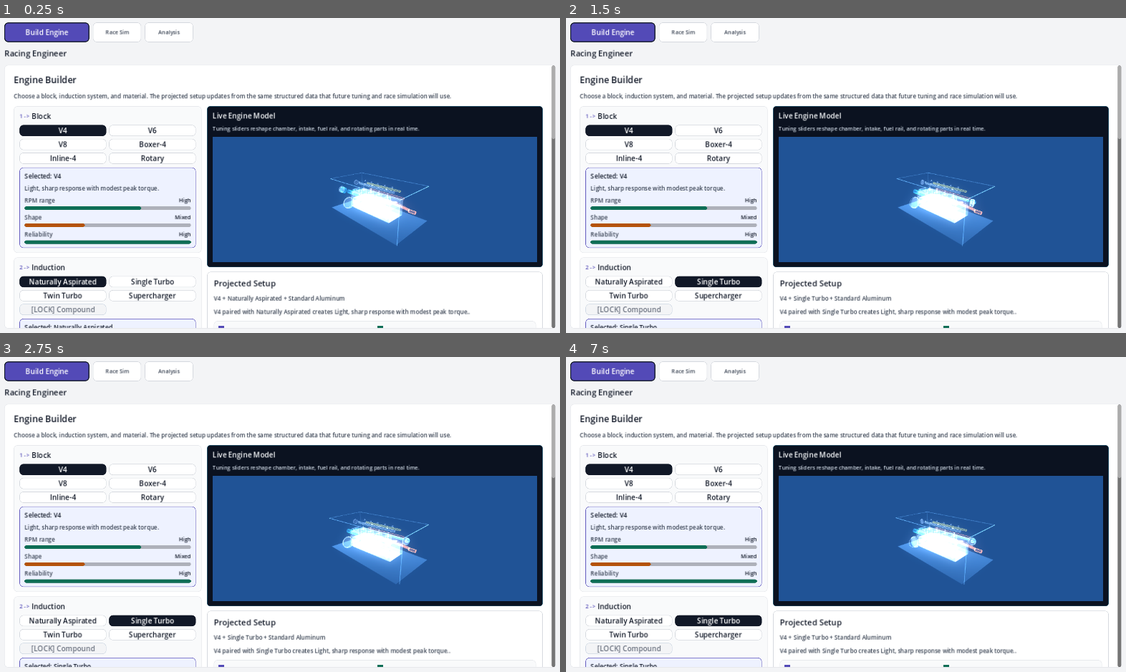
Above: before the commit, frames 1-4 (two rows, left to right).
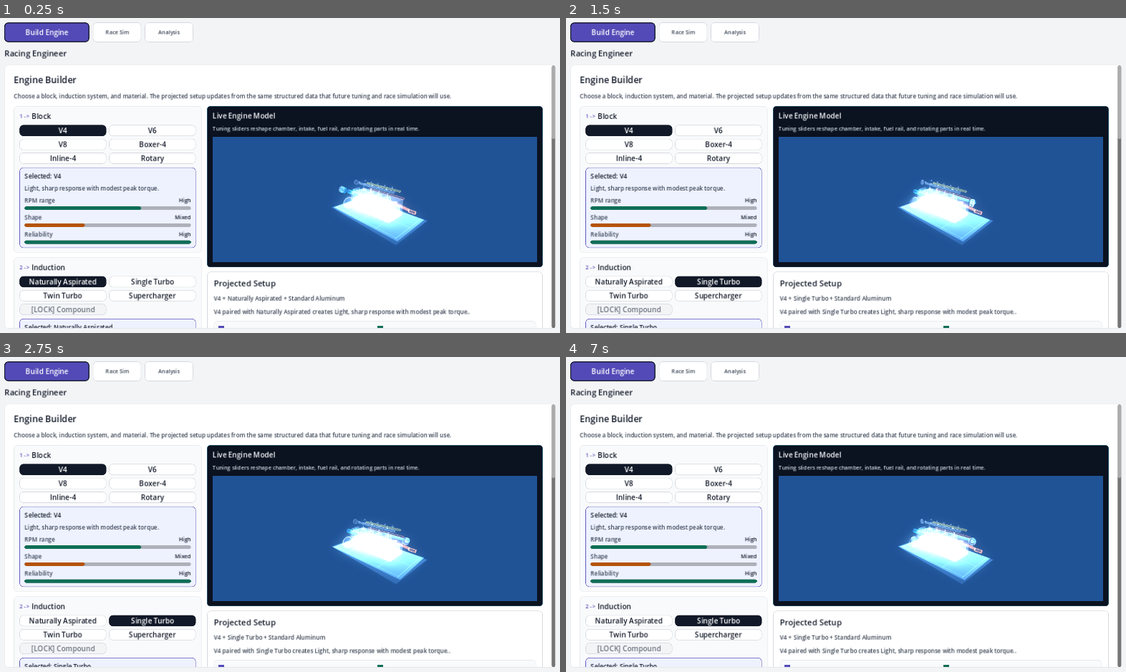
Above: after the commit, the same moments.

Repository: k15974973/racing-engineer
Game: Godot game, scene res://scenes/Main.tscn
Same seed, same stepped clock (60 frames per second), same inputs: the game is played once before the commit and once after it.
Inputs:
- Up to frame 1 (0.25 s): no input
- Up to frame 2 (1.5 s): click "Single Turbo" at 0.5 s; click "Single Turbo" at 1.25 s
- Up to frame 3 (2.75 s): click "Build Engine" at 2 s
- Up to frame 4 (7 s): click "Race Sim" at 2.75 s; click "Analysis" at 3.5 s; click "Go To Race Sim" at 4.25 s; click "Power Ring" at 5 s; click "Run Race" at 5.75 s; click "Build Engine" at 6.5 s

The runs differ from the first frame. In frame 1, 0.8% of the frame differs, in the area x 58-77%, y 49-73%; in frame 2, 0.8%; in frame 3, 0.8%; in frame 4, 0.8%.

Commit message:
Add engine visualizer zoom and floor

Diff:
--- a/scripts/ui/engine_visualizer_3d.gd
+++ b/scripts/ui/engine_visualizer_3d.gd
@@ -2,6 +2,9 @@
 
 const VIEWPORT_SIZE := Vector2i(640, 320)
 const AUTO_ROTATE_DEG_PER_SEC := 6.0
+const CAMERA_ZOOM_MIN := 2.0
+const CAMERA_ZOOM_MAX := 8.0
+const CAMERA_ZOOM_STEP := 0.3
 const CYLINDER_COLOR := Color(0.35, 0.78, 0.92, 0.34)
 const PISTON_COLOR := Color(1.0, 0.38, 0.18, 0.78)
 const FUEL_COLOR := Color(0.98, 0.84, 0.18, 0.78)
@@ -37,11 +40,13 @@
 var _viewport: SubViewport
 var _scene_root: Node3D
 var _engine_root: Node3D
+var _camera: Camera3D
 var _holographic_shader: Shader
 var _pistons: Array[Node3D] = []
 var _cams: Array[Node3D] = []
 var _spinners: Array[Node3D] = []
 var _time := 0.0
+var _camera_zoom_z := 5.0
 
 func _init() -> void:
 	custom_minimum_size = Vector2(0, 360)
@@ -60,7 +65,11 @@
 		_rebuild_engine()
 
 func get_visual_state() -> Dictionary:
-	return _visual_state.duplicate(true)
+	var state := _visual_state.duplicate(true)
+	state["camera_zoom_z"] = snappedf(_camera_zoom_z, 0.01)
+	state["camera_zoom_min"] = CAMERA_ZOOM_MIN
+	state["camera_zoom_max"] = CAMERA_ZOOM_MAX
+	return state
 
 func get_render_image() -> Image:
 	if _viewport == null:
@@ -120,6 +129,8 @@
 	viewport_container.size_flags_horizontal = Control.SIZE_EXPAND_FILL
 	viewport_container.size_flags_vertical = Control.SIZE_EXPAND_FILL
 	viewport_container.custom_minimum_size = Vector2(0, 270)
+	viewport_container.mouse_filter = Control.MOUSE_FILTER_STOP
+	viewport_container.gui_input.connect(_on_viewport_gui_input)
 	stack.add_child(viewport_container)
 
 	_viewport = SubViewport.new()
@@ -146,12 +157,12 @@
 	environment.environment = env
 	_scene_root.add_child(environment)
 
-	var camera := Camera3D.new()
-	camera.position = Vector3(5.0, 3.2, 5.0)
-	camera.fov = 48.0
-	camera.current = true
-	_scene_root.add_child(camera)
-	camera.look_at(Vector3(0.0, 0.40, 0.0), Vector3.UP)
+	_camera = Camera3D.new()
+	_camera.position = Vector3(5.0, 3.2, _camera_zoom_z)
+	_camera.fov = 48.0
+	_camera.current = true
+	_scene_root.add_child(_camera)
+	_update_camera_look_at()
 
 	var key_light := DirectionalLight3D.new()
 	key_light.rotation_degrees = Vector3(-46.0, -34.0, 0.0)
@@ -164,7 +175,33 @@
 	fill_light.omni_range = 8.0
 	_scene_root.add_child(fill_light)
 
-	_scene_root.add_child(_box("base_grid", Vector3(0.0, -0.46, 0.0), Vector3(4.9, 0.015, 2.6), Color(0.24, 0.36, 0.46, 0.26)))
+	_scene_root.add_child(_box("base_grid", Vector3(0.0, -0.46, 0.0), Vector3(4.9, 0.015, 2.6), Color(0.24, 0.36, 0.46, 0.10)))
+
+func _on_viewport_gui_input(event: InputEvent) -> void:
+	if not event is InputEventMouseButton:
+		return
+
+	var mouse_event := event as InputEventMouseButton
+	if not mouse_event.pressed:
+		return
+
+	if mouse_event.button_index == MOUSE_BUTTON_WHEEL_UP:
+		_set_camera_zoom(_camera_zoom_z - CAMERA_ZOOM_STEP)
+		accept_event()
+	elif mouse_event.button_index == MOUSE_BUTTON_WHEEL_DOWN:
+		_set_camera_zoom(_camera_zoom_z + CAMERA_ZOOM_STEP)
+		accept_event()
+
+func _set_camera_zoom(zoom_z: float) -> void:
+	_camera_zoom_z = clampf(zoom_z, CAMERA_ZOOM_MIN, CAMERA_ZOOM_MAX)
+	if _camera == null:
+		return
+	_camera.position.z = _camera_zoom_z
+	_update_camera_look_at()
+
+func _update_camera_look_at() -> void:
+	if _camera != null:
+		_camera.look_at(Vector3(0.0, 0.40, 0.0), Vector3.UP)
 
 func _rebuild_engine() -> void:
 	if _scene_root == null:
@@ -234,7 +271,12 @@
 		"msaa_3d": "8x",
 		"screen_space_aa": "fxaa",
 		"min_cylinder_segments": 32,
-		"min_sphere_segments": 24
+		"min_sphere_segments": 24,
+		"camera_zoom_z": snappedf(_camera_zoom_z, 0.01),
+		"camera_zoom_min": CAMERA_ZOOM_MIN,
+		"camera_zoom_max": CAMERA_ZOOM_MAX,
+		"bounding_box": false,
+		"floor_reflection": true
 	}
 
 func _build_piston_engine(block_id: String, cylinder_count: int, chamber_scale: float, intake_scale: float, fuel_scale: float, material_mass_scale: float, spark_shift: float, material_color: Color) -> void:
@@ -469,13 +511,15 @@
 		_engine_root.add_child(_pipe_between("turbo_feed_%s" % i, turbo_center + Vector3(-0.12, 0.06, 0.0), Vector3(0.36, 0.72, z * 0.32), 0.035 * intake_scale, AIR_COLOR, 14))
 
 func _build_blueprint_frame() -> void:
-	var color := Color(0.58, 0.86, 1.0, 0.26)
-	_engine_root.add_child(_box("frame_x_front", Vector3(0.0, 1.35, -1.18), Vector3(4.7, 0.015, 0.015), color))
-	_engine_root.add_child(_box("frame_x_back", Vector3(0.0, 1.35, 1.18), Vector3(4.7, 0.015, 0.015), color))
-	_engine_root.add_child(_box("frame_z_left", Vector3(-2.35, 1.35, 0.0), Vector3(0.015, 0.015, 2.35), color))
-	_engine_root.add_child(_box("frame_z_right", Vector3(2.35, 1.35, 0.0), Vector3(0.015, 0.015, 2.35), color))
-	_engine_root.add_child(_box("frame_y_left", Vector3(-2.35, 0.35, -1.18), Vector3(0.015, 2.0, 0.015), color))
-	_engine_root.add_child(_box("frame_y_right", Vector3(2.35, 0.35, 1.18), Vector3(0.015, 2.0, 0.015), color))
+	var floor_color := Color(0.58, 0.86, 1.0, 0.03)
+	var line_color := Color(0.58, 0.86, 1.0, 0.13)
+	_engine_root.add_child(_box("floor_reflection", Vector3(0.0, -0.43, 0.0), Vector3(4.7, 0.010, 2.35), floor_color))
+	for i in 5:
+		var x := lerpf(-2.2, 2.2, float(i) / 4.0)
+		_engine_root.add_child(_box("floor_line_x_%s" % i, Vector3(x, -0.415, 0.0), Vector3(0.010, 0.010, 2.25), line_color))
+	for i in 3:
+		var z := lerpf(-1.05, 1.05, float(i) / 2.0)
+		_engine_root.add_child(_box("floor_line_z_%s" % i, Vector3(0.0, -0.412, z), Vector3(4.45, 0.010, 0.010), line_color))
 
 func _cylinder_count(block_id: String) -> int:
 	match block_id:
--- a/tests/phase_4_engine_visualizer_smoke.gd
+++ b/tests/phase_4_engine_visualizer_smoke.gd
@@ -51,6 +51,14 @@
 		return
 	if int(base_state.get("min_cylinder_segments", 0)) < 32 or int(base_state.get("min_sphere_segments", 0)) < 24:
 		_fail("Engine visualizer mesh resolution should keep smooth cylinder/sphere minimums.")
+		return
+	if bool(base_state.get("bounding_box", true)):
+		_fail("Engine visualizer should not render the old enclosing bounding box.")
+		return
+	if not bool(base_state.get("floor_reflection", false)):
+		_fail("Engine visualizer should keep a low-opacity floor reflection.")
+		return
+	if not _assert_zoom_input(base_state):
 		return
 
 	var tuned: Dictionary = game_data.calculate_engine_setup("inline_4", "single_turbo", "aluminum", {
@@ -121,6 +129,33 @@
 	_restore()
 	quit(0)
 
+func _assert_zoom_input(base_state: Dictionary) -> bool:
+	var before := float(base_state.get("camera_zoom_z", 0.0))
+	var min_zoom := float(base_state.get("camera_zoom_min", 0.0))
+	var max_zoom := float(base_state.get("camera_zoom_max", 0.0))
+	if not is_equal_approx(min_zoom, 2.0) or not is_equal_approx(max_zoom, 8.0):
+		_fail("Camera zoom should clamp between 2.0 and 8.0.")
+		return false
+
+	var zoom_in := InputEventMouseButton.new()
+	zoom_in.button_index = MOUSE_BUTTON_WHEEL_UP
+	zoom_in.pressed = true
+	_visualizer._on_viewport_gui_input(zoom_in)
+	var after_in := float(_visualizer.get_visual_state().get("camera_zoom_z", 0.0))
+	if after_in >= before:
+		_fail("Mouse wheel up should move camera closer on Z.")
+		return false
+
+	var zoom_out := InputEventMouseButton.new()
+	zoom_out.button_index = MOUSE_BUTTON_WHEEL_DOWN
+	zoom_out.pressed = true
+	_visualizer._on_viewport_gui_input(zoom_out)
+	var after_out := float(_visualizer.get_visual_state().get("camera_zoom_z", 0.0))
+	if after_out <= after_in:
+		_fail("Mouse wheel down should move camera farther on Z.")
+		return false
+	return true
+
 func _assert_valid_state(state: Dictionary, label: String) -> bool:
 	if state.is_empty() or not bool(state.get("valid", false)):
 		_fail("%s visual state should be valid." % label)
Not shown, changed: docs/local_visualizer_pass.md
